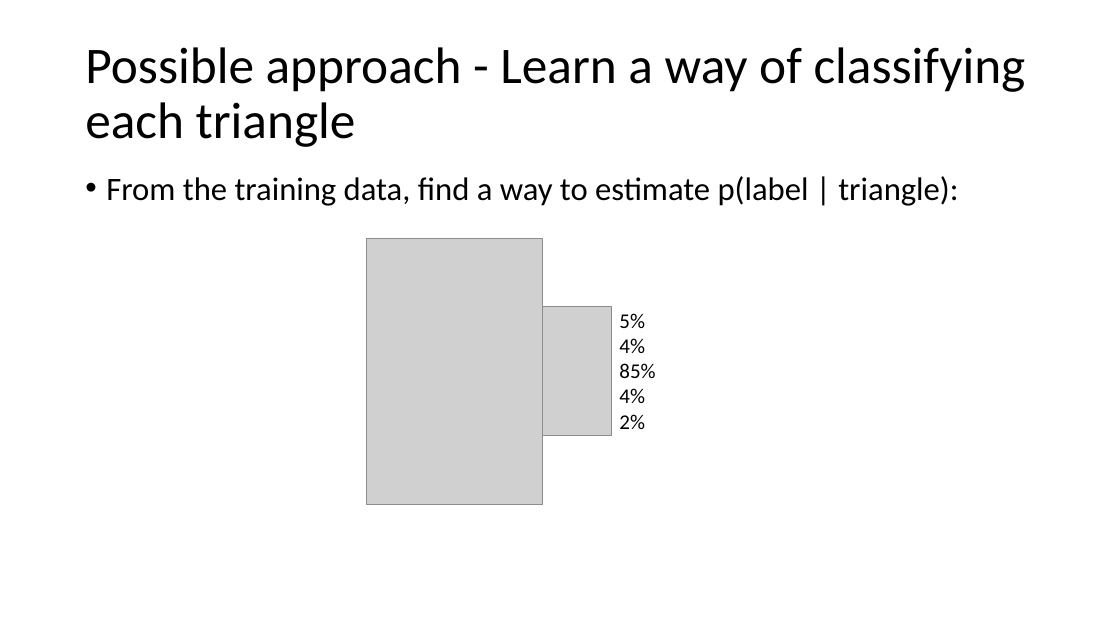
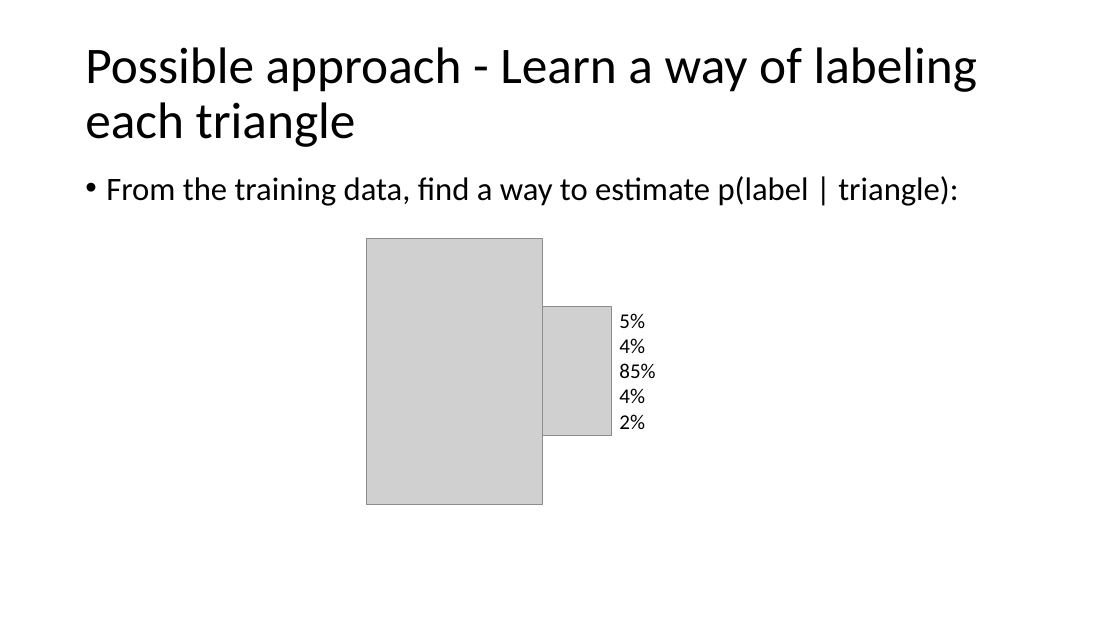
Before and after one commit to indivisibleatom/lectureNotes, a slide deck: slide 6 of sources/Guo_Mesh_Labeling.pptx. Drawn at 1120x630 pixels with LibreOffice and Linux fonts; fonts in the diff are those of the drawing; grey boxes stand for pictures. Boxes give left, top, right and bottom in pixels: in the first picture for what was removed or moved away, otherwise in the second. Text is boxed around its words. In the diff, an @@ line names an element or a change of style, - is before the commit and + after.

Commit message:
Updating presentation on Mesh Labeling:

```diff
--- a/sources/Guo_Mesh_Labeling.pptx
+++ b/sources/Guo_Mesh_Labeling.pptx
@@ title at bbox=[85, 47, 977, 147]: text changed @@
-Possible approach - Learn a way of classifying each triangle
+Possible approach - Learn a way of labeling each triangle
```
Also in this commit, not shown: 3 other slides changed, 13 slides added, 1 slide removed.
